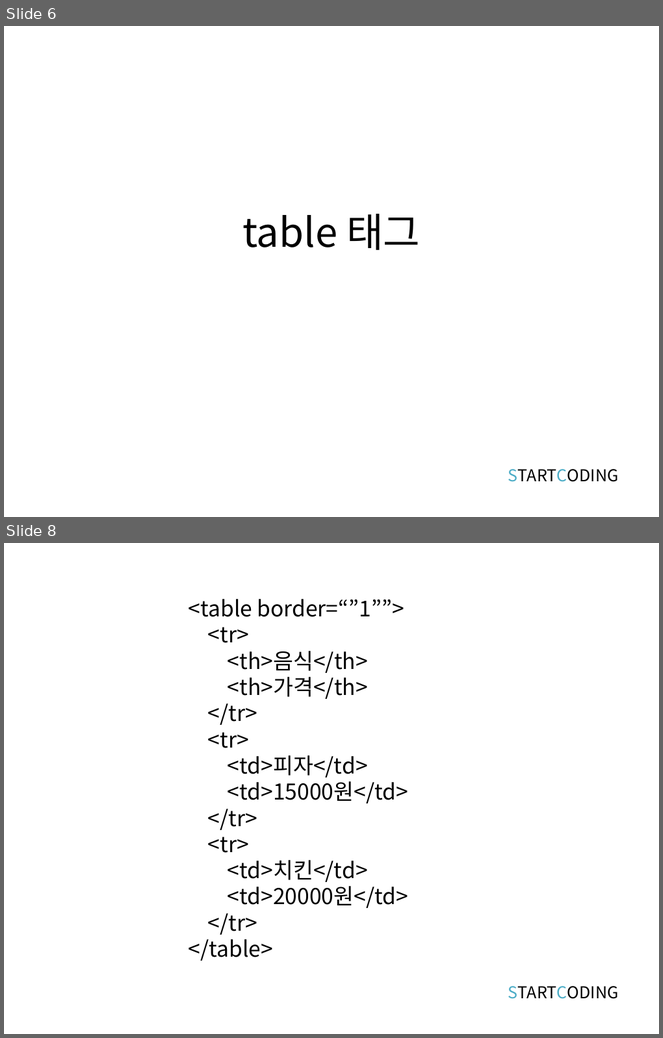
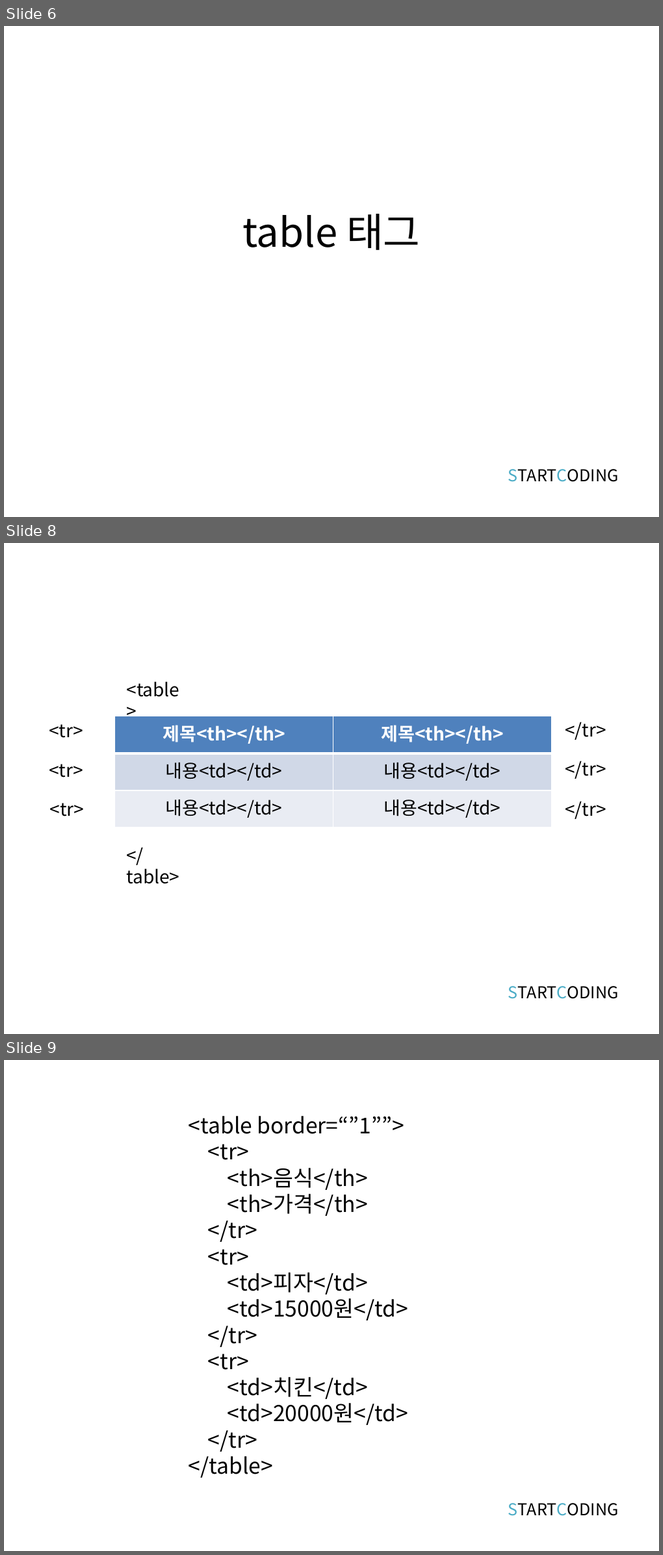
Before and after one commit to kwonkijun/web, a slide deck: 프론트엔드기초(PPT)/HTML5 4강_목록태그.pptx. Shown one above the other, each under a label of ours: slides 6 and 8 before the commit, slides 6, 8 and 9 after it; the slides between them are not shown. The pictures are 663x1038 and 663x1555 pixels, drawn with LibreOffice and Linux fonts; fonts in the diff are those of the drawing. Boxes give left, top, right and bottom in pixels: in the first picture for what was removed or moved away, otherwise in the second. Text is boxed around its words. In the diff, an @@ line names an element or a change of style, - is before the commit and + after.

```diff
--- a/프론트엔드기초(PPT)/HTML5 4강_목록태그.pptx
+++ b/프론트엔드기초(PPT)/HTML5 4강_목록태그.pptx
@@ slide 8 added at bbox=[4, 543, 659, 1034], background #FFFFFF @@
@@ text added at bbox=[126, 681, 180, 697], 20 pt, text #000000 @@
+<table>
@@ table added at bbox=[114, 717, 551, 828], 3 rows, 2 columns @@
+제목<th></th> | 제목<th></th>
+내용<td></td> | 내용<td></td>
+내용<td></td> | 내용<td></td>
@@ text added at bbox=[49, 724, 83, 738], 20 pt, text #000000 @@
+<tr>
@@ text added at bbox=[565, 722, 607, 740], 20 pt, text #000000 @@
+</tr>
@@ text added at bbox=[49, 764, 83, 778], 20 pt, text #000000 @@
+<tr>
@@ text added at bbox=[565, 761, 607, 779], 20 pt, text #000000 @@
+</tr>
@@ text added at bbox=[50, 803, 85, 817], 20 pt, text #000000 @@
+<tr>
@@ text added at bbox=[565, 801, 607, 819], 20 pt, text #000000 @@
+</tr>
@@ text added at bbox=[126, 869, 180, 884], 20 pt, text #000000 @@
+</table>
@@ text added at bbox=[508, 986, 619, 999], 18 pt, text #000000 @@
+STARTCODING
@@ what was slide 8 is now slide 9 @@
```
Also in this commit, not shown: 6 slides changed, 13 other files.
